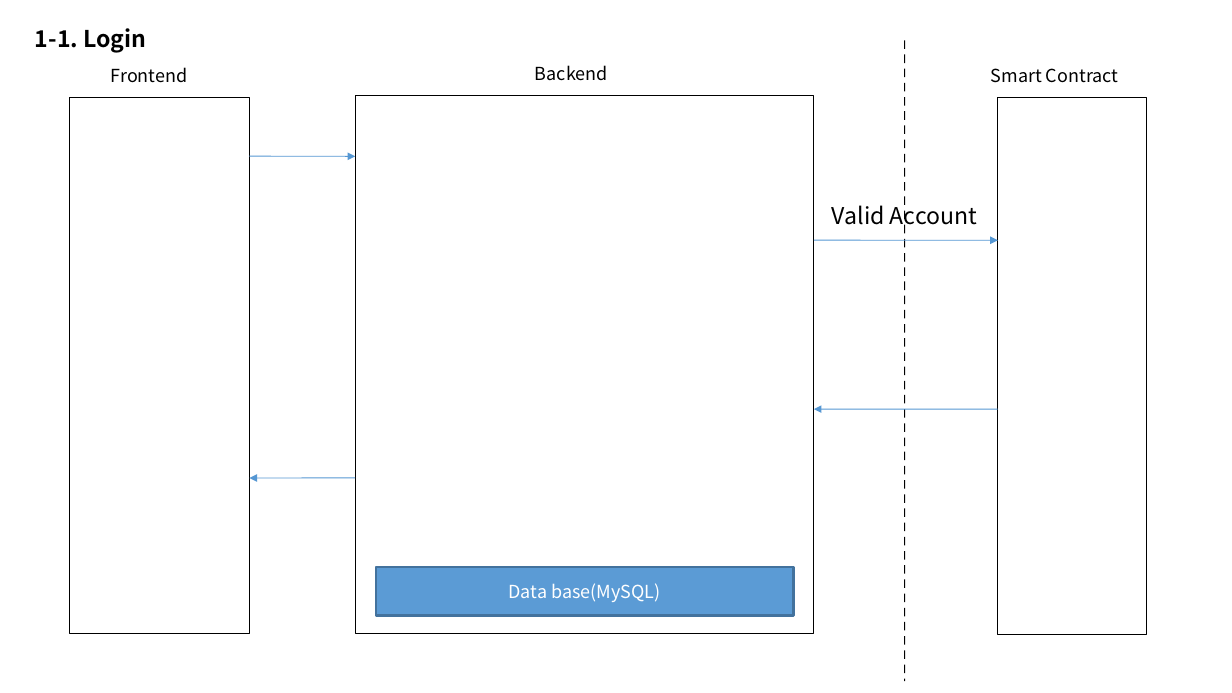
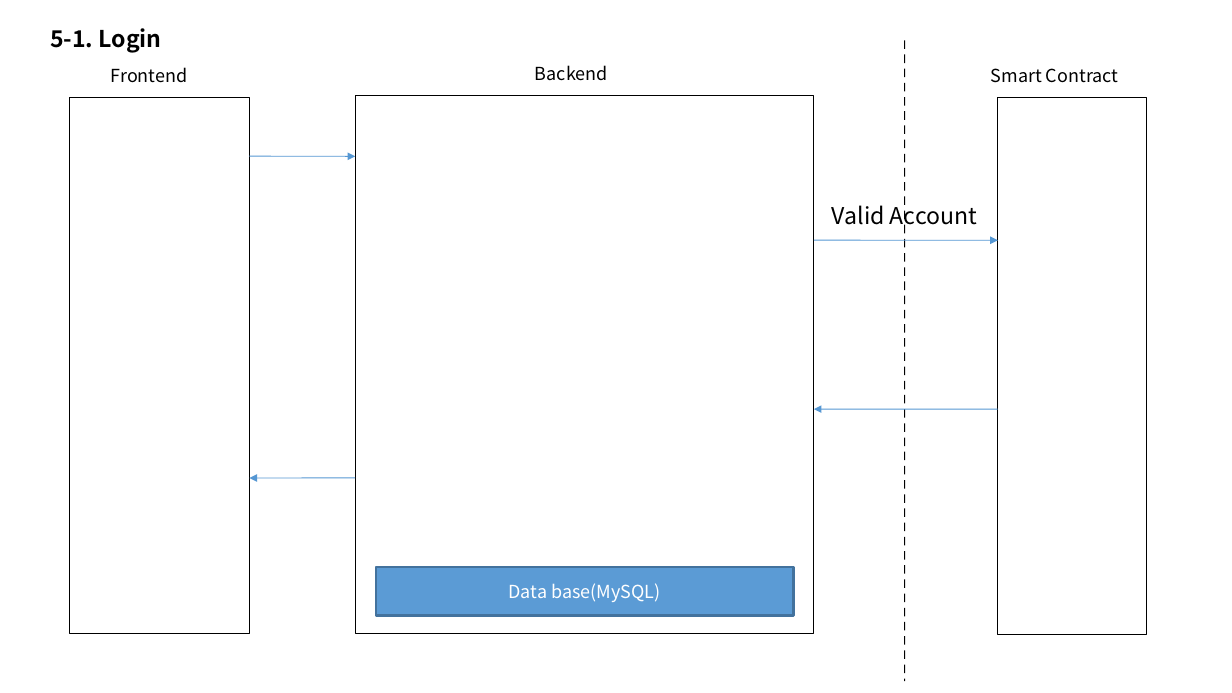
Before and after one commit to ro0opf/blockchain-jdp, a slide deck: slide 8 of blockchain_archi_v3.1.pptx. Drawn at 1232x693 pixels with LibreOffice and Linux fonts; fonts in the diff are those of the drawing. Boxes give left, top, right and bottom in pixels: in the first picture for what was removed or moved away, otherwise in the second. Text is boxed around its words. In the diff, an @@ line names an element or a change of style, - is before the commit and + after.

```diff
--- a/blockchain_archi_v3.1.pptx
+++ b/blockchain_archi_v3.1.pptx
@@ text at [50,28,162,53]: text changed @@
-1-1. Login
+5-1. Login
```
Also in this commit, not shown: 6 other slides changed, 3 slides added, 7 other files.
